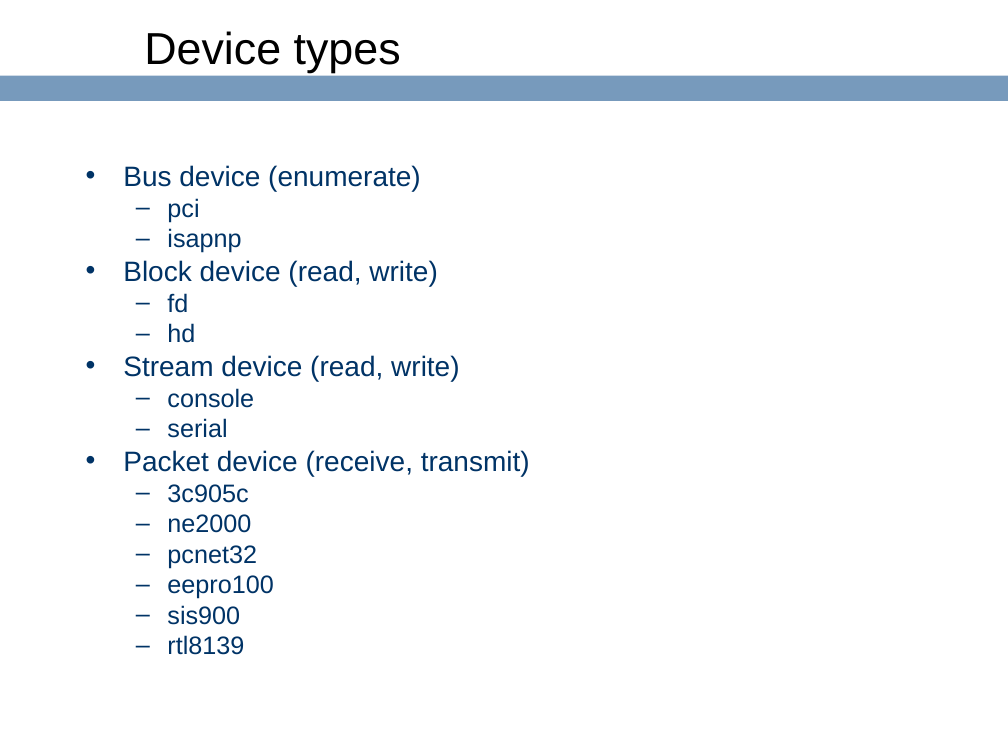
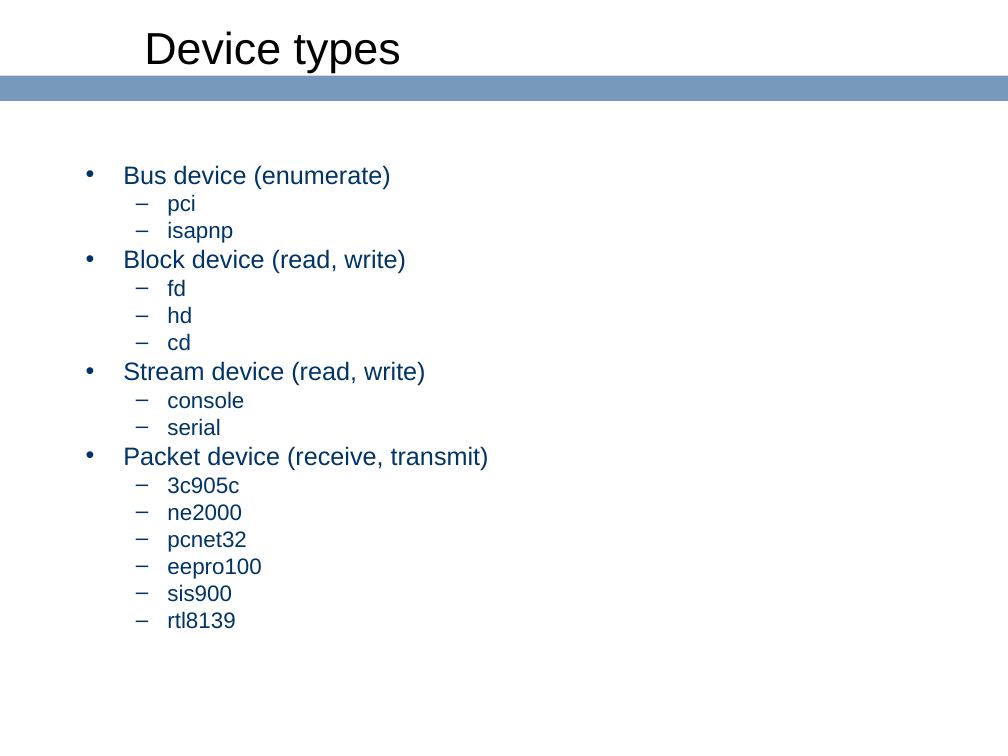
Before and after one commit to ringgaard/sanos, a slide deck: slide 58 of doc/sanostech.ppt. Drawn at 1008x756 pixels with LibreOffice and Linux fonts; fonts in the diff are those of the drawing; background and template pictures are left out. Boxes give left, top, right and bottom in pixels: in the first picture for what was removed or moved away, otherwise in the second. Text is boxed around its words. In the diff, an @@ line names an element or a change of style, - is before the commit and + after.

```diff
--- a/doc/sanostech.ppt
+++ b/doc/sanostech.ppt
@@ text at bbox=[123, 165, 489, 629]: size 20 to 18 pt in "Bus device (enumerate)", "Block device (read, write)", "Stream device (read, write)", "Packet device (receive, transmit)"; size 18 to 16 pt in "pci", "isapnp", "fd", "hd" and 8 more places @@
@@ text at bbox=[167, 333, 191, 351]: paragraph added @@
+  – cd
```
Also in this commit, not shown: 1 other slide changed.
